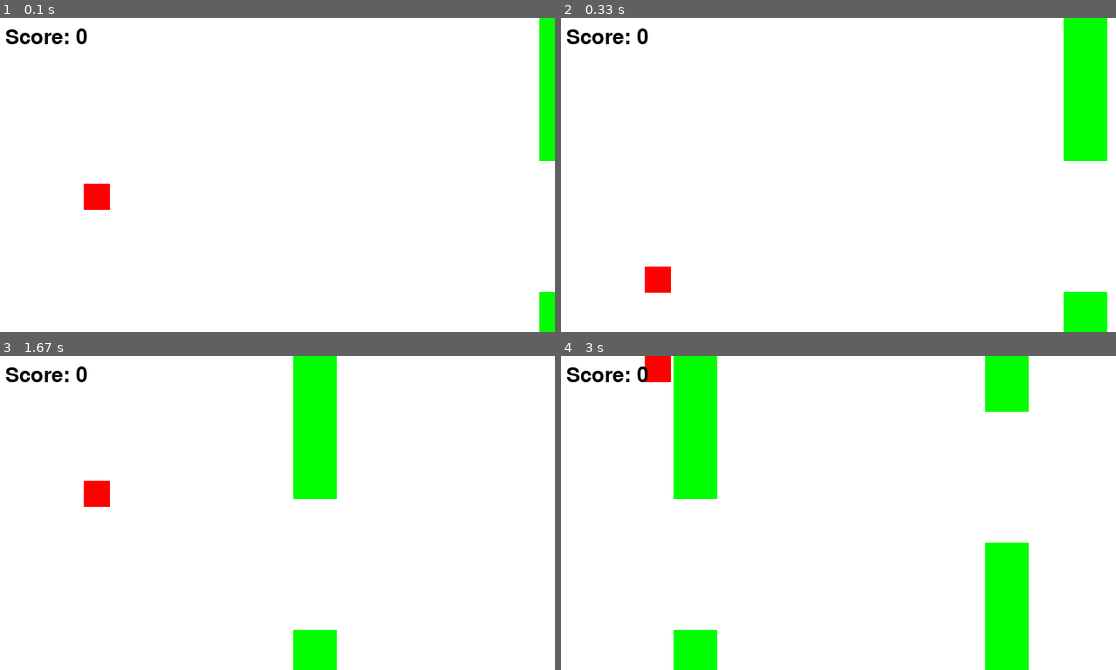
Above: before the commit, frames 1-4 (two rows, left to right).
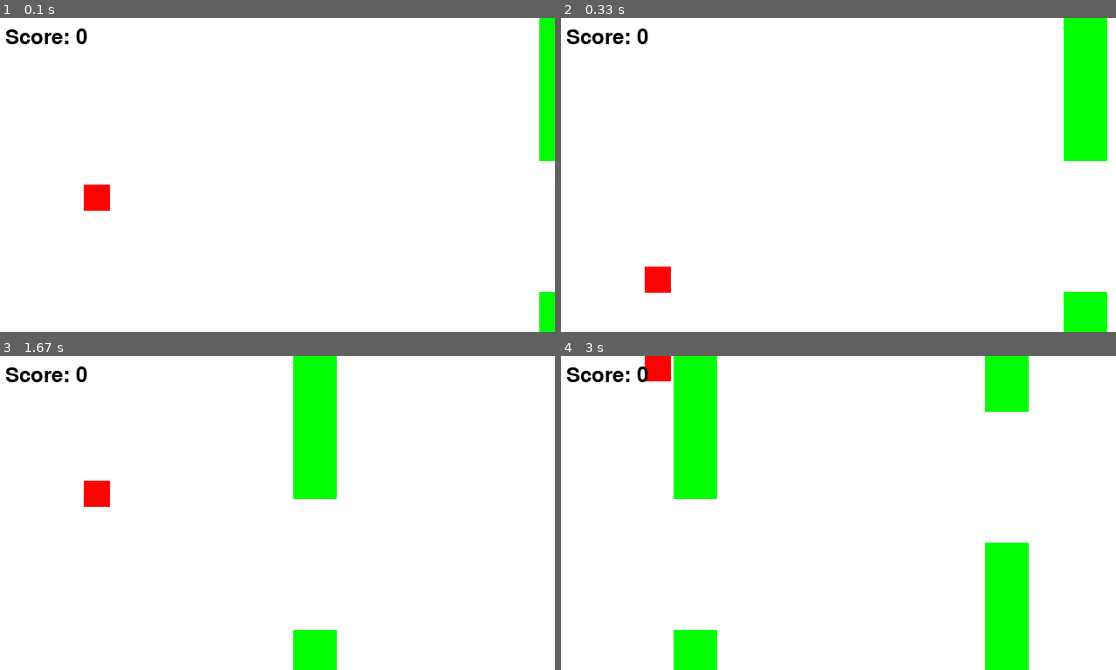
Above: after the commit, the same moments.

Repository: BastiaBoldingh/FlappyBirdPygame
Game: pygame game, started from main.py
Same seed, same stepped clock (60 frames per second), same inputs: the game is played once before the commit and once after it.
Inputs:
- Up to frame 1 (0.1 s): no input
- Up to frame 2 (0.33 s): no input
- Up to frame 3 (1.67 s): hold Up 0.33-0.8 s; hold Up 0.83-1.2 s; hold Up 1.23-1.53 s; hold Up from 1.57 s (still down)
- Up to frame 4 (3 s): release Up at 1.93 s; hold Up 1.97-2.27 s; hold Up 2.3-2.67 s; hold Up from 2.7 s (still down)

The runs differ from the first frame. In frame 1, less than 0.1% of the frame differs, in the area x 15-20%, y 52-62%; in frame 2, nothing differs; in frame 3, nothing differs; in frame 4, less than 0.1%.

Commit message:
Collision and draw bird function

Diff:
--- a/entities.py
+++ b/entities.py
@@ -8,6 +8,7 @@
         self.vel_y = 0
         self.gravity = 0.5
         self.image = pygame.Surface((30, 30))
+        self.rect = self.image.get_rect(topleft=(self.x, self.y))
         self.image.fill((255, 0, 0))
 
     def update(self):
@@ -15,9 +16,13 @@
         if self.vel_y < 10:
             self.vel_y += self.gravity
         self.y += self.vel_y
+        self.rect.topleft = (self.x, self.y)
 
     def flap(self):
         self.vel_y = -8
+
+    def draw(self, screen):
+        screen.blit(self.image, self.rect)
 
 class Pipe:
     def __init__(self):
--- a/main.py
+++ b/main.py
@@ -45,7 +45,7 @@
     screen.fill((255, 255, 255))
 
     bird.update()
-    screen.blit(bird.image, (bird.x, bird.y))
+    bird.draw(screen)
 
     for pipe in pipes:
         pipe.update(speed_multiplier=speed_multiplier)
@@ -56,7 +56,11 @@
         elif pipe.x + pipe.width < 0:
             pipes.remove(pipe)
 
-
+    # Collision
+    if bird.rect.collidelist([pygame.Rect(pipe.x, 0, pipe.width, pipe.top_height) for pipe in pipes]) != -1 or bird.rect.collidelist([pygame.Rect(pipe.x, 360 - pipe.bottom_height, pipe.width, pipe.bottom_height) for pipe in pipes]) != -1:
+        print("Game Over!")
+        time.sleep(2)
+        running = False
 
     scoreboard.draw_score(screen)
 
